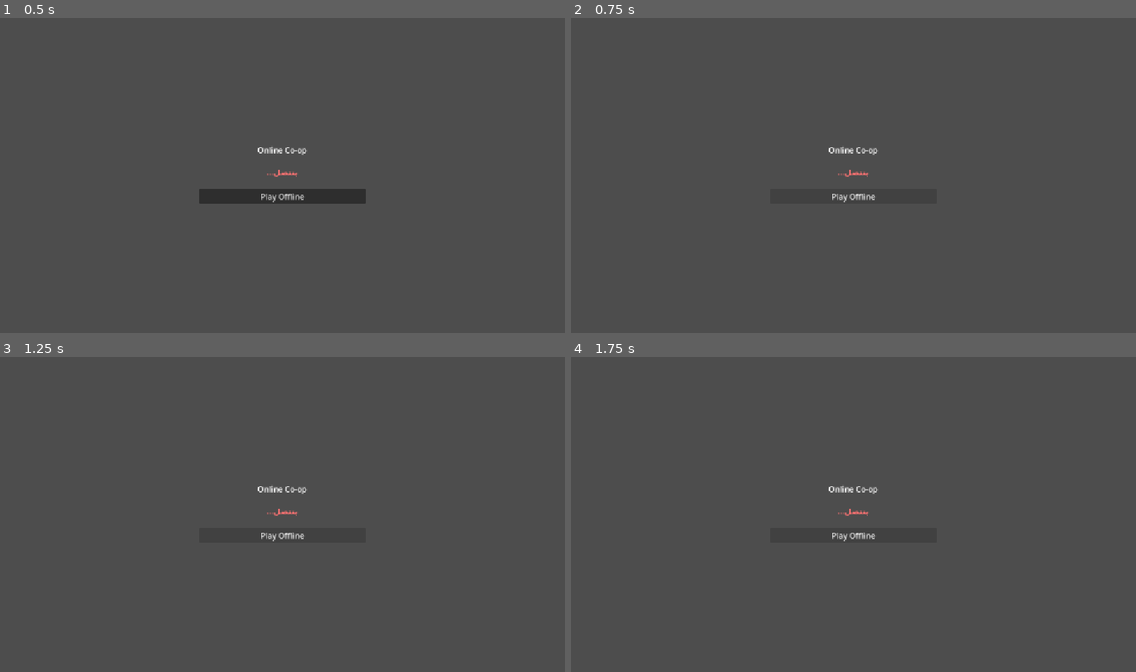
Above: before the commit, frames 1-4 (two rows, left to right).
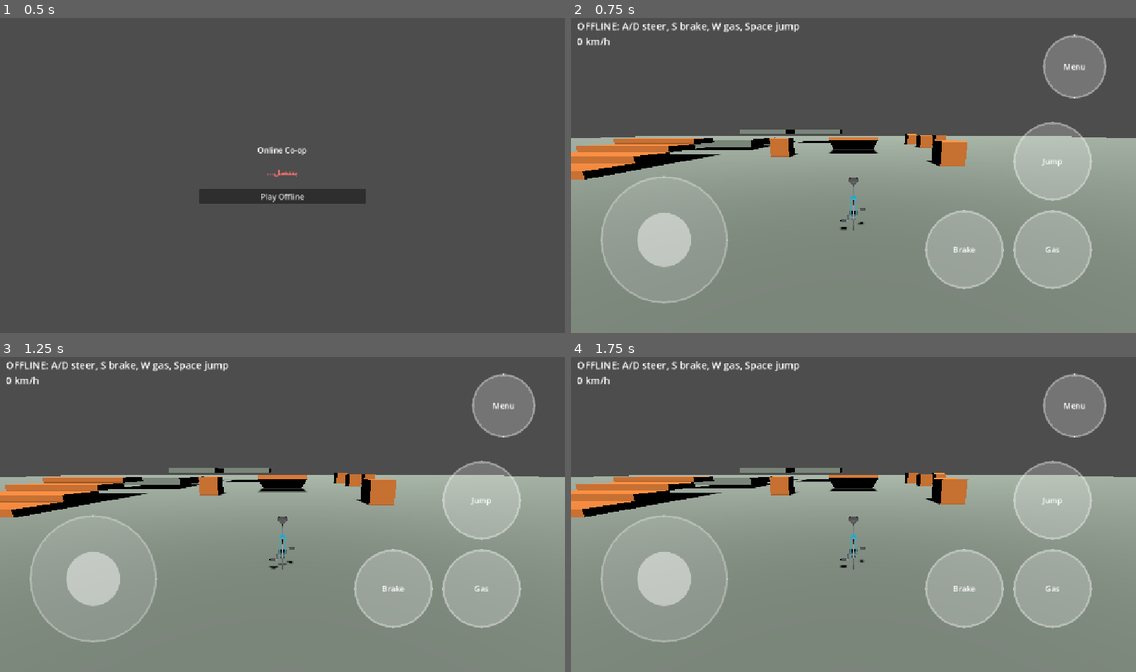
Above: after the commit, the same moments.

Repository: MTAWER77/online-
Game: Godot game, scene res://scenes/ui/main_menu.tscn
Two runs of this game, one before a commit and one after it. Both use one fixed random seed, a clock stepped at 60 frames per second and the inputs below.
Inputs (mouse positions are in pixels of both pictures, inside the frame that each line leads up to):
- Up to frame 1 (0.5 s): no input
- Up to frame 2 (0.75 s): click "Play Offline" at 0.5 s
- Up to frame 3 (1.25 s): no input
- Up to frame 4 (1.75 s): click (853, 536) at 1.25 s, where only the run before the commit has a clickable "Play Offline"

Frame 1 is identical in both runs. In frame 2, 65% of the frame differs, in the area x 0-100%, y 1-100%; in frame 3, 65%; in frame 4, 65%.

Commit message:
Fix unicycle_test.tscn: sub_resources must come before nodes
Co-Authored-By: Claude Sonnet 5.5 <noreply@anthropic.com>
Claude-Session: https://claude.ai/code/session_01ERKS8aBLCvtBjR1PsxtFYC

Diff:
--- a/scenes/worlds/unicycle_test.tscn
+++ b/scenes/worlds/unicycle_test.tscn
@@ -31,8 +31,6 @@
 material = SubResource("StandardMaterial3D_orange")
 size = Vector3(2, 2, 2)
 
-[node name="UnicycleTest" type="Node3D"]
-
 [sub_resource type="BoxShape3D" id="BoxShape3D_stair"]
 size = Vector3(8, 0.5, 3)
 
@@ -46,6 +44,8 @@
 [sub_resource type="BoxMesh" id="BoxMesh_plat"]
 material = SubResource("StandardMaterial3D_grey")
 size = Vector3(10, 1, 10)
+
+[node name="UnicycleTest" type="Node3D"]
 
 [node name="DirectionalLight3D" type="DirectionalLight3D" parent="."]
 transform = Transform3D(1, 0, 0, 0, 0.7071, 0.7071, 0, -0.7071, 0.7071, 0, 8, 0)
Not shown: 1 places in scenes/worlds/unicycle_test.tscn that only renumber resources
